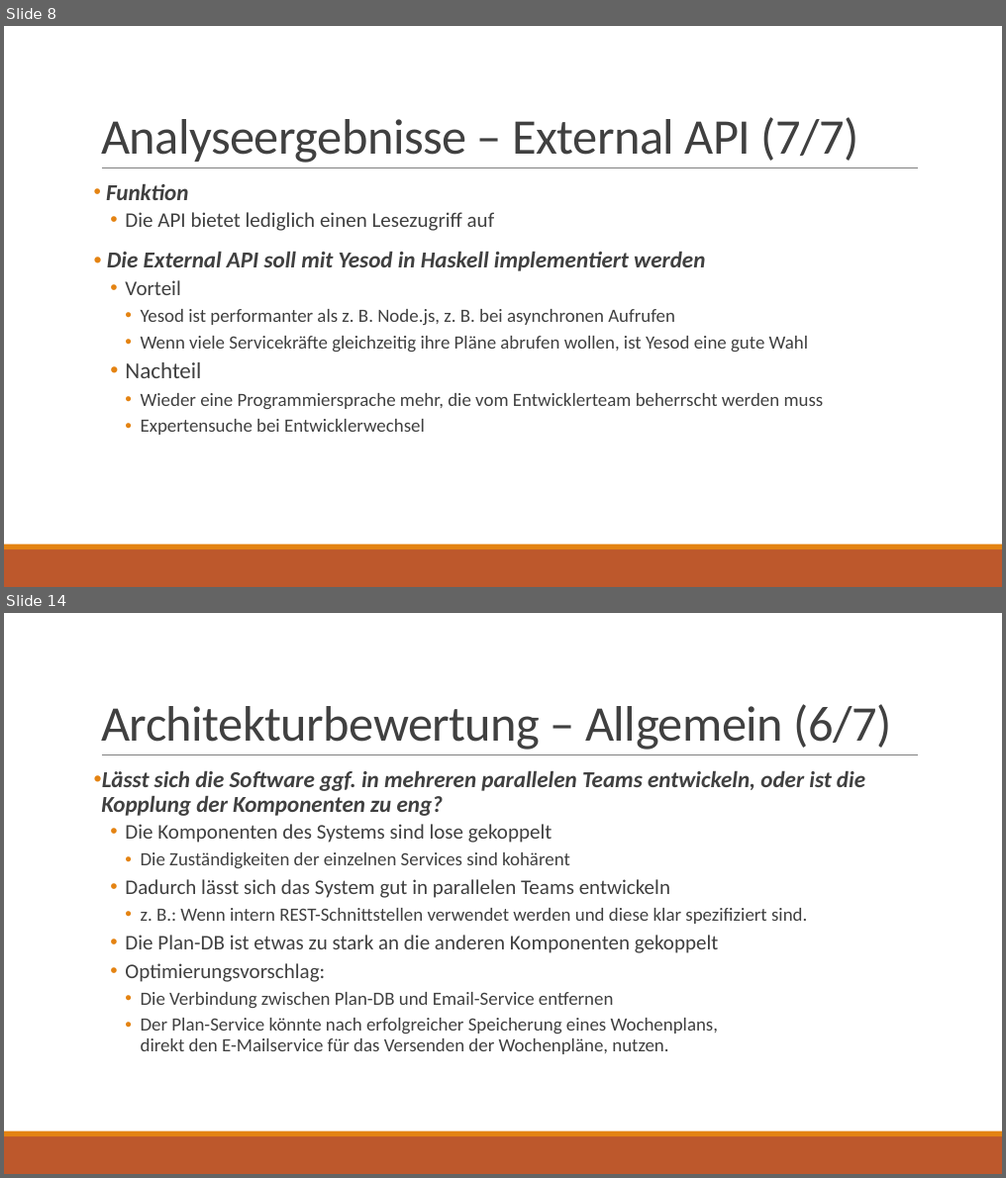
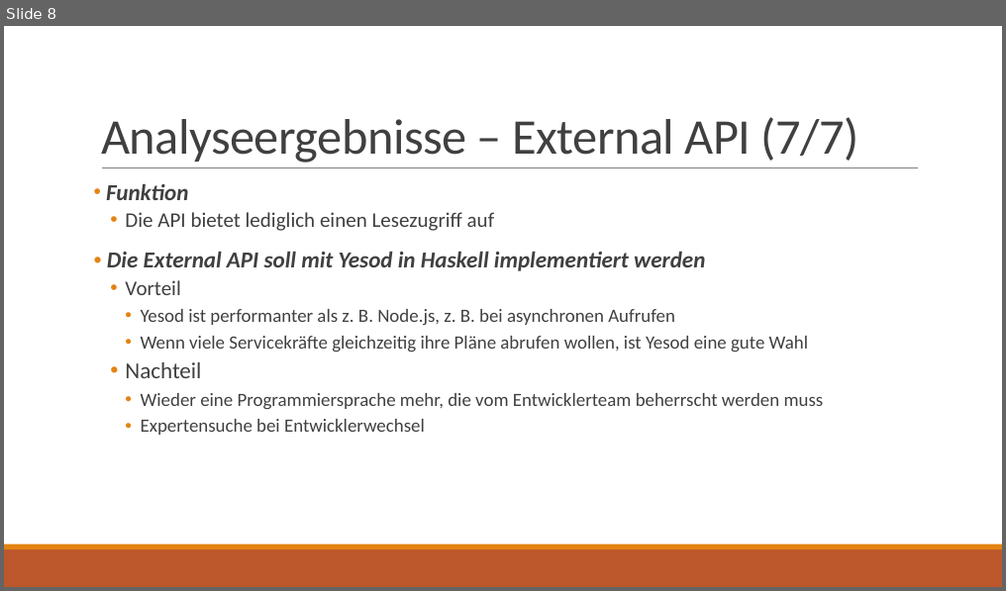
Before and after one commit to jnk111/AI_Praktikum, a slide deck: Aufgaben/P4/Loesung/Wochenplansoftware - Architekturbewertung.pptx. Shown one above the other, each under a label of ours: slides 8 and 14 before the commit, slide 8 after it; the slides between them are not shown. The pictures are 1006x1178 and 1006x591 pixels, drawn with LibreOffice and Linux fonts; fonts in the diff are those of the drawing. Boxes give left, top, right and bottom in pixels: in the first picture for what was removed or moved away, otherwise in the second. Text is boxed around its words. In the diff, an @@ line names an element or a change of style, - is before the commit and + after.

```diff
--- a/Aufgaben/P4/Loesung/Wochenplansoftware - Architekturbewertung.pptx
+++ b/Aufgaben/P4/Loesung/Wochenplansoftware - Architekturbewertung.pptx
@@ slide 14 removed at (x1=4, y1=613, x2=1002, y2=1174), background #FFFFFF; not listed: 3 template elements that a slide beside it also shows @@
@@ title removed at (x1=101, y1=704, x2=891, y2=750) @@
-Architekturbewertung – Allgemein (6/7)
@@ text removed at (x1=101, y1=771, x2=865, y2=1055) @@
-• Lässt sich die Software ggf. in mehreren parallelen Teams entwickeln, oder ist die Kopplung der Komponenten zu eng?
-  • Die Komponenten des Systems sind lose gekoppelt
-    • Die Zuständigkeiten der einzelnen Services sind kohärent
-  • Dadurch lässt sich das System gut in parallelen Teams entwickeln
-    • z. B.: Wenn intern REST-Schnittstellen verwendet werden und diese klar spezifiziert sind.
-  • Die Plan-DB ist etwas zu stark an die anderen Komponenten gekoppelt
-  • Optimierungsvorschlag:
-    • Die Verbindung zwischen Plan-DB und Email-Service entfernen
-    • Der Plan-Service könnte nach erfolgreicher Speicherung eines Wochenplans,
-      direkt den E-Mailservice für das Versenden der Wochenpläne, nutzen.
```
Also in this commit, not shown: 6 slides changed, 1 other file.
